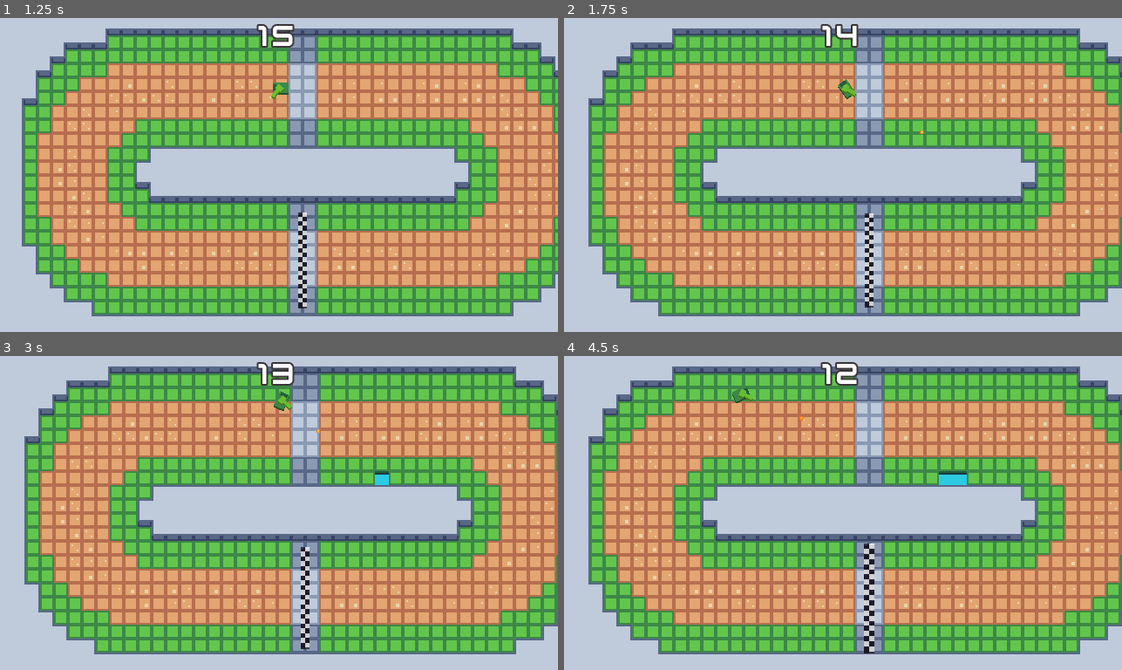
Above: before the commit, frames 1-4 (two rows, left to right).
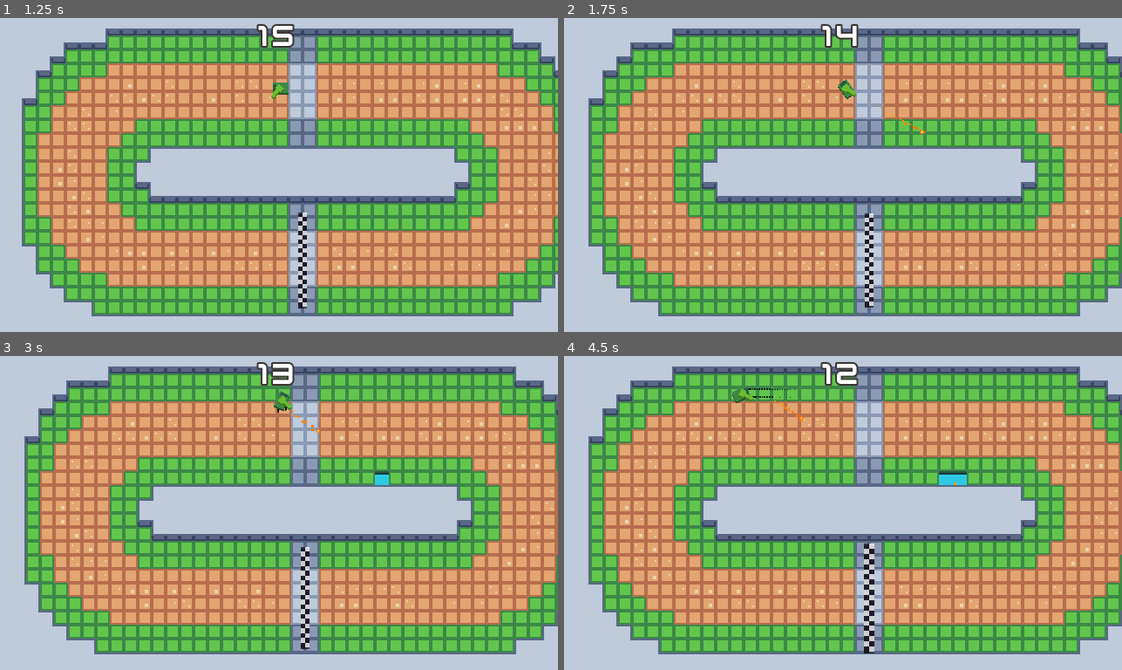
Above: after the commit, the same moments.

Repository: PetTurtle/LD47
Game: Godot game, scene res://MainMenu/MainMenu.tscn
The game is run twice, just before and just after one commit, with the same random seed, the same clock (stepped at 60 frames per second) and the same inputs.
Inputs (mouse positions are in pixels of both pictures, inside the frame that each line leads up to):
- Up to frame 1 (1.25 s): click "1" at 0.5 s
- Up to frame 2 (1.75 s): move the mouse to (965, 159) at 1.27 s; press the mouse at (965, 159) at 1.28 s; hold D (turn_right) from 1.28 s (still down)
- Up to frame 3 (3 s): move the mouse to (167, 528) at 2.02 s; release D (turn_right) at 2.03 s; release the mouse at (167, 528) at 2.03 s; hold S (move_back) 2.03-2.78 s; click (167, 528) at 2.1 s; move the mouse to (334, 443) at 2.77 s; press the mouse at (334, 443) at 2.78 s; hold D (turn_right) from 2.78 s (still down)
- Up to frame 4 (4.5 s): move the mouse to (815, 575) at 3.52 s; release D (turn_right) at 3.53 s; release the mouse at (815, 575) at 3.53 s; hold W (move_forward) 3.53-4.28 s; click (815, 575) at 3.6 s; move the mouse to (1010, 560) at 4.27 s; press the mouse at (1010, 560) at 4.28 s; hold A (turn_left) from 4.28 s (still down)

Frame 1 is identical in both runs. In frame 2, less than 0.1% of the frame differs, in the area x 56-65%, y 27-37%; in frame 3, less than 0.1%; in frame 4, less than 0.1%, in the area x 32-71%, y 10-42%.

Commit message:
Lots of effects

Diff:
--- a/Game/Autoload/ExplosionGenerator.gd
+++ b/Game/Autoload/ExplosionGenerator.gd
@@ -1,16 +1,8 @@
 extends Node2D
 
+onready var explosion_prefab = load("res://Components/Explosion/Explosion.tscn")
 
-# Declare member variables here. Examples:
-# var a = 2
-# var b = "text"
-
-
-# Called when the node enters the scene tree for the first time.
-func _ready():
-	pass # Replace with function body.
-
-
-# Called every frame. 'delta' is the elapsed time since the previous frame.
-#func _process(delta):
-#	pass
+func create_explosion(point: Vector2) -> void:
+	var explosion = explosion_prefab.instance()
+	Globals.level.add_child(explosion)
+	explosion.position = point
--- a/Game/Bullets/FastBullet.tscn
+++ b/Game/Bullets/FastBullet.tscn
@@ -8,6 +8,13 @@
 
 [sub_resource type="CircleShape2D" id=1]
 radius = 1.64004
+
+[sub_resource type="Curve" id=2]
+max_value = 2.0
+_data = [ Vector2( 0, 1.51818 ), 0.0, 0.0, 0, 0, Vector2( 1, 0 ), 0.0, 0.0, 0, 0 ]
+
+[sub_resource type="Gradient" id=3]
+colors = PoolColorArray( 0.988281, 0.450409, 0.0579071, 1, 1, 0.867188, 0, 1 )
 
 [node name="Bullet" type="Area2D"]
 scale = Vector2( 0.600004, 0.600004 )
@@ -33,6 +40,19 @@
 max_pitch = 1.3
 
 [node name="ExplodePlayer" parent="." instance=ExtResource( 5 )]
+
+[node name="CPUParticles2D" type="CPUParticles2D" parent="."]
+show_behind_parent = true
+amount = 20
+speed_scale = 2.0
+randomness = 0.24
+lifetime_randomness = 0.23
+local_coords = false
+emission_shape = 1
+emission_sphere_radius = 1.58
+gravity = Vector2( 0, 0 )
+scale_amount_curve = SubResource( 2 )
+color_ramp = SubResource( 3 )
 [connection signal="body_shape_entered" from="." to="." method="_on_Bullet_body_shape_entered"]
 [connection signal="timeout" from="DeleteTimer" to="." method="_on_DeleteTimer_timeout"]
 [connection signal="animation_finished" from="ExplodePlayer" to="." method="_on_ExplodePlayer_animation_finished"]
--- a/Game/Bullets/LargeBullet.tscn
+++ b/Game/Bullets/LargeBullet.tscn
@@ -9,8 +9,15 @@
 [sub_resource type="CircleShape2D" id=1]
 radius = 3.2915
 
+[sub_resource type="Curve" id=2]
+max_value = 1.5
+_data = [ Vector2( 0, 1.40455 ), 0.0, 0.0, 0, 0, Vector2( 0.995327, 0.118182 ), 0.0, 0.0, 0, 0 ]
+
+[sub_resource type="Gradient" id=3]
+colors = PoolColorArray( 0.980469, 0.288444, 0.0765991, 1, 0.902344, 0.714677, 0.0740204, 1 )
+
 [node name="LargeBullet" type="Area2D"]
-scale = Vector2( 0.600004, 0.600004 )
+scale = Vector2( 0.900001, 0.900001 )
 collision_layer = 0
 collision_mask = 24
 script = ExtResource( 1 )
@@ -33,6 +40,22 @@
 script = ExtResource( 3 )
 
 [node name="ExplodePlayer" parent="." instance=ExtResource( 5 )]
+
+[node name="CPUParticles2D" type="CPUParticles2D" parent="."]
+show_behind_parent = true
+amount = 25
+lifetime = 2.0
+speed_scale = 2.0
+randomness = 0.2
+lifetime_randomness = 0.2
+local_coords = false
+emission_shape = 1
+emission_sphere_radius = 3.0
+gravity = Vector2( 0, 0 )
+angle = 6.5
+angle_random = 1.0
+scale_amount_curve = SubResource( 2 )
+color_ramp = SubResource( 3 )
 [connection signal="body_shape_entered" from="." to="." method="_on_Bullet_body_shape_entered"]
 [connection signal="timeout" from="DeleteTimer" to="." method="_on_DeleteTimer_timeout"]
 [connection signal="animation_finished" from="ExplodePlayer" to="." method="_on_ExplodePlayer_animation_finished"]
--- a/Game/Bullets/MissileBullet.tscn
+++ b/Game/Bullets/MissileBullet.tscn
@@ -14,8 +14,15 @@
 [sub_resource type="CircleShape2D" id=2]
 radius = 8.80698
 
+[sub_resource type="Curve" id=3]
+max_value = 1.5
+_data = [ Vector2( 0, 1.47273 ), 0.0, 0.0, 0, 0, Vector2( 1, 0.0136364 ), 0.0, 0.0, 0, 0 ]
+
+[sub_resource type="Gradient" id=4]
+colors = PoolColorArray( 0.976563, 0.136495, 0.0495911, 1, 0.886719, 0.647125, 0.0796661, 1 )
+
 [node name="MissileBullet" type="Area2D"]
-scale = Vector2( 0.600004, 0.600004 )
+scale = Vector2( 0.900001, 0.900001 )
 collision_layer = 0
 collision_mask = 0
 script = ExtResource( 1 )
@@ -51,6 +58,23 @@
 script = ExtResource( 5 )
 
 [node name="ExplodePlayer" parent="." instance=ExtResource( 7 )]
+
+[node name="CPUParticles2D" type="CPUParticles2D" parent="."]
+show_behind_parent = true
+position = Vector2( -1.86807, -0.09832 )
+amount = 50
+lifetime = 0.5
+speed_scale = 3.0
+randomness = 0.4
+lifetime_randomness = 0.4
+local_coords = false
+emission_shape = 1
+emission_sphere_radius = 0.5
+gravity = Vector2( 0, 0 )
+angle = 45.0
+angle_random = 1.0
+scale_amount_curve = SubResource( 3 )
+color_ramp = SubResource( 4 )
 [connection signal="body_shape_entered" from="." to="." method="_on_Bullet_body_shape_entered"]
 [connection signal="timeout" from="DeleteTimer" to="." method="_on_DeleteTimer_timeout"]
 [connection signal="animation_finished" from="ExplodePlayer" to="." method="_on_ExplodePlayer_animation_finished"]
--- a/Game/Bullets/SlowBullet.tscn
+++ b/Game/Bullets/SlowBullet.tscn
@@ -8,6 +8,13 @@
 
 [sub_resource type="CircleShape2D" id=1]
 radius = 3.03343
+
+[sub_resource type="Curve" id=2]
+max_value = 1.5
+_data = [ Vector2( 0, 1.5 ), 0.0, 0.0, 0, 0, Vector2( 1, 0.0545454 ), 0.0, 0.0, 0, 0 ]
+
+[sub_resource type="Gradient" id=3]
+colors = PoolColorArray( 0.972656, 0.200866, 0.0493927, 1, 0.964844, 0.667865, 0.0376892, 1 )
 
 [node name="SlowBullet" type="Area2D"]
 scale = Vector2( 0.600004, 0.600004 )
@@ -32,6 +39,21 @@
 script = ExtResource( 3 )
 
 [node name="ExplodePlayer" parent="." instance=ExtResource( 5 )]
+
+[node name="CPUParticles2D" type="CPUParticles2D" parent="."]
+show_behind_parent = true
+amount = 20
+speed_scale = 2.0
+randomness = 0.4
+lifetime_randomness = 0.4
+local_coords = false
+emission_shape = 1
+emission_sphere_radius = 2.0
+gravity = Vector2( 0, 0 )
+angle = 45.0
+angle_random = 1.0
+scale_amount_curve = SubResource( 2 )
+color_ramp = SubResource( 3 )
 [connection signal="body_shape_entered" from="." to="." method="_on_Bullet_body_shape_entered"]
 [connection signal="timeout" from="DeleteTimer" to="." method="_on_DeleteTimer_timeout"]
 [connection signal="animation_finished" from="ExplodePlayer" to="." method="_on_ExplodePlayer_animation_finished"]
--- /dev/null
+++ b/Game/Components/Explosion/Explosion.gd
@@ -0,0 +1,15 @@
+extends Node2D
+
+onready var particles: CPUParticles2D = $Particles2D
+onready var particles2: CPUParticles2D = $Particles2D2
+onready var audio: RanPitchAudio2D = $RanPitchAudio2D
+
+
+func _ready():
+	particles.emitting = true
+	particles2.emitting = true
+	audio.play_rand()
+
+
+func _on_Timer_timeout():
+	queue_free()
--- /dev/null
+++ b/Game/Components/Explosion/Explosion.tscn
@@ -0,0 +1,81 @@
+[gd_scene load_steps=9 format=2]
+
+[ext_resource path="res://Components/Explosion/explosion.png" type="Texture" id=1]
+[ext_resource path="res://Components/Explosion/Explosion.gd" type="Script" id=2]
+[ext_resource path="res://Components/RanPitchAudio2D.gd" type="Script" id=3]
+[ext_resource path="res://SoundEffects/explosion3.wav" type="AudioStream" id=4]
+
+[sub_resource type="Curve" id=1]
+max_value = 0.5
+_data = [ Vector2( 0, 0.140909 ), 0.0, 0.0, 0, 0, Vector2( 0.99877, 0.022727 ), 0.0, 0.0, 0, 0 ]
+
+[sub_resource type="Gradient" id=2]
+colors = PoolColorArray( 0.933594, 0.127184, 0.0875244, 1, 0.796875, 0.754852, 0.124512, 1 )
+
+[sub_resource type="Curve" id=3]
+max_value = 0.5
+_data = [ Vector2( 0, 0.181818 ), 0.0, 0.0, 0, 0, Vector2( 0.939252, 0.0681818 ), 0.0, 0.0, 0, 0 ]
+
+[sub_resource type="Gradient" id=4]
+colors = PoolColorArray( 0.191406, 0.180939, 0.180939, 1, 0.65625, 0.645996, 0.645996, 1 )
+
+[node name="Explosion" type="Node2D"]
+z_index = 3
+script = ExtResource( 2 )
+
+[node name="Particles2D" type="CPUParticles2D" parent="."]
+emitting = false
+amount = 200
+lifetime = 5.0
+one_shot = true
+speed_scale = 8.53
+explosiveness = 0.75
+randomness = 0.3
+lifetime_randomness = 0.3
+texture = ExtResource( 1 )
+emission_shape = 1
+emission_sphere_radius = 4.0
+spread = 180.0
+gravity = Vector2( 0, 0 )
+initial_velocity = 10.0
+initial_velocity_random = 0.15
+angular_velocity = 209.46
+angular_velocity_random = 1.0
+angle = 19.7
+angle_random = 1.0
+scale_amount_curve = SubResource( 1 )
+color_ramp = SubResource( 2 )
+
+[node name="Particles2D2" type="CPUParticles2D" parent="."]
+emitting = false
+amount = 25
+lifetime = 5.0
+one_shot = true
+speed_scale = 5.9
+explosiveness = 0.75
+randomness = 0.3
+lifetime_randomness = 0.3
+texture = ExtResource( 1 )
+emission_shape = 1
+emission_sphere_radius = 4.0
+spread = 180.0
+gravity = Vector2( 0, 0 )
+initial_velocity = 10.0
+initial_velocity_random = 0.15
+angular_velocity = 209.46
+angular_velocity_random = 1.0
+angle = 19.7
+angle_random = 1.0
+scale_amount_curve = SubResource( 3 )
+color_ramp = SubResource( 4 )
+
+[node name="RanPitchAudio2D" type="AudioStreamPlayer2D" parent="."]
+stream = ExtResource( 4 )
+script = ExtResource( 3 )
+min_pitch = 0.9
+max_pitch = 1.2
+
+[node name="Timer" type="Timer" parent="."]
+one_shot = true
+autostart = true
+[connection signal="timeout" from="Timer" to="." method="_on_Timer_timeout"]
--- a/Game/Components/IsGrounded/IsGrounded.gd
+++ b/Game/Components/IsGrounded/IsGrounded.gd
@@ -2,7 +2,7 @@
 
 signal fall()
 
-export(int) var radius: int = 2
+export(int) var radius: int = 1
 
 onready var tile_map = Globals.destructible_tile_map.tile_map
 
--- /dev/null
+++ b/Game/Components/Track.tscn
@@ -0,0 +1,20 @@
+[gd_scene load_steps=3 format=2]
+
+[sub_resource type="Curve" id=1]
+_data = [ Vector2( 0, 0.990909 ), 0.0, 0.0, 0, 0, Vector2( 0.75, 0.572727 ), -0.463203, -0.463203, 0, 0, Vector2( 1, 0.0090909 ), 0.0, 0.0, 0, 0 ]
+
+[sub_resource type="Gradient" id=2]
+offsets = PoolRealArray( 0, 0.17037 )
+colors = PoolColorArray( 0, 0, 0, 1, 0, 0, 0, 0.819608 )
+
+[node name="Track1" type="CPUParticles2D"]
+show_behind_parent = true
+position = Vector2( 0.235968, -2.18271 )
+amount = 30
+speed_scale = 2.0
+randomness = 0.4
+lifetime_randomness = 0.4
+local_coords = false
+gravity = Vector2( 0, 0 )
+scale_amount_curve = SubResource( 1 )
+color_ramp = SubResource( 2 )
--- a/Game/Enemy/Component/ExplodeOnImpact.gd
+++ b/Game/Enemy/Component/ExplodeOnImpact.gd
@@ -9,6 +9,7 @@
 func _on_ExplodeOnImpact_body_entered(body):
 	if body == Globals.player:
 		Globals.destructible_tile_map.create_explosion(global_position, explosion_radius)
+		ExplosionGenerator.create_explosion(global_position)
 		get_parent().queue_free()
 
 
@@ -16,5 +17,6 @@
 	if not ignore_bullet:
 		if explode_on_bullet:
 			Globals.destructible_tile_map.create_explosion(global_position, explosion_radius)
+		ExplosionGenerator.create_explosion(global_position)
 		get_parent().queue_free()
 		area.queue_free()
--- a/Game/EnemyPrefabs/BarrelTank/BarrelTank.tscn
+++ b/Game/EnemyPrefabs/BarrelTank/BarrelTank.tscn
@@ -8,6 +8,7 @@
 [ext_resource path="res://Components/Sprite3D/Sprite3D.tscn" type="PackedScene" id=6]
 [ext_resource path="res://Enemy/Component/ExplodeOnImpact.tscn" type="PackedScene" id=7]
 [ext_resource path="res://EnemyPrefabs/BarrelTank/BarrelTurret.png" type="Texture" id=8]
+[ext_resource path="res://Components/Track.tscn" type="PackedScene" id=9]
 
 [sub_resource type="Animation" id=1]
 resource_name = "fall"
@@ -48,7 +49,6 @@
 shape = ExtResource( 2 )
 
 [node name="IsGrounded" parent="." instance=ExtResource( 4 )]
-radius = 1
 
 [node name="AnimationPlayer" type="AnimationPlayer" parent="."]
 anims/fall = SubResource( 1 )
@@ -70,6 +70,11 @@
 [node name="Sprite2" type="Sprite" parent="."]
 position = Vector2( 2.03523, -0.0294957 )
 texture = ExtResource( 8 )
+
+[node name="Track1" parent="." instance=ExtResource( 9 )]
+
+[node name="Track2" parent="." instance=ExtResource( 9 )]
+position = Vector2( 0.112093, 1.93613 )
 [connection signal="fell" from="." to="Pathfinder" method="_on_Enemy_fell"]
 [connection signal="spawned" from="." to="Pathfinder" method="_on_Enemy_spawned"]
 [connection signal="fall" from="IsGrounded" to="." method="_on_IsGrounded_fall"]
--- a/Game/EnemyPrefabs/LargeTank/LargeTank.tscn
+++ b/Game/EnemyPrefabs/LargeTank/LargeTank.tscn
@@ -8,6 +8,7 @@
 [ext_resource path="res://Components/Sprite3D/Sprite3D.tscn" type="PackedScene" id=6]
 [ext_resource path="res://Turrets/LargeTurret/LargeTurret.tscn" type="PackedScene" id=7]
 [ext_resource path="res://Enemy/Component/FireAtPlayer.tscn" type="PackedScene" id=8]
+[ext_resource path="res://Components/Track.tscn" type="PackedScene" id=9]
 
 [sub_resource type="Animation" id=1]
 resource_name = "fall"
@@ -62,6 +63,11 @@
 
 [node name="FirePoint" type="Node2D" parent="Turret"]
 position = Vector2( 6.41732, -0.0413386 )
+
+[node name="Track1" parent="." instance=ExtResource( 9 )]
+
+[node name="Track2" parent="." instance=ExtResource( 9 )]
+position = Vector2( 0.235968, 2.06554 )
 [connection signal="fell" from="." to="Pathfinder" method="_on_Enemy_fell"]
 [connection signal="spawned" from="." to="Pathfinder" method="_on_Enemy_spawned"]
 [connection signal="fall" from="IsGrounded" to="." method="_on_IsGrounded_fall"]
--- a/Game/EnemyPrefabs/MissileTank/MissileTank.tscn
+++ b/Game/EnemyPrefabs/MissileTank/MissileTank.tscn
@@ -8,6 +8,7 @@
 [ext_resource path="res://Components/Sprite3D/Sprite3D.tscn" type="PackedScene" id=6]
 [ext_resource path="res://Turrets/MissileTurret/MissileTurret.tscn" type="PackedScene" id=7]
 [ext_resource path="res://Enemy/Component/FireAtPlayer.tscn" type="PackedScene" id=8]
+[ext_resource path="res://Components/Track.tscn" type="PackedScene" id=9]
 
 [sub_resource type="Animation" id=1]
 resource_name = "fall"
@@ -62,6 +63,11 @@
 
 [node name="FirePoint" type="Node2D" parent="MissileTurret"]
 position = Vector2( 2.74, -0.0696635 )
+
+[node name="Track1" parent="." instance=ExtResource( 9 )]
+
+[node name="Track2" parent="." instance=ExtResource( 9 )]
+position = Vector2( -0.0533987, 2.28183 )
 [connection signal="fell" from="." to="Pathfinder" method="_on_Enemy_fell"]
 [connection signal="spawned" from="." to="Pathfinder" method="_on_Enemy_spawned"]
 [connection signal="fall" from="IsGrounded" to="." method="_on_IsGrounded_fall"]
--- a/Game/EnemyPrefabs/SimpleTank/SimpleTank.tscn
+++ b/Game/EnemyPrefabs/SimpleTank/SimpleTank.tscn
@@ -8,6 +8,7 @@
 [ext_resource path="res://Components/Sprite3D/Sprite3D.tscn" type="PackedScene" id=6]
 [ext_resource path="res://Turrets/EnemyBasicTurret/EnemyBasicTurret.tscn" type="PackedScene" id=7]
 [ext_resource path="res://Enemy/Component/FireAtPlayer.tscn" type="PackedScene" id=8]
+[ext_resource path="res://Components/Track.tscn" type="PackedScene" id=9]
 
 [sub_resource type="Animation" id=1]
 resource_name = "fall"
@@ -25,7 +26,6 @@
 }
 
 [node name="Enemy" type="RigidBody2D"]
-scale = Vector2( 0.600004, 0.600004 )
 z_index = 1
 collision_mask = 9
 mass = 10.0
@@ -61,6 +61,11 @@
 
 [node name="FirePoint" type="Node2D" parent="Turret"]
 position = Vector2( 6.5, 0 )
+
+[node name="Track1" parent="." instance=ExtResource( 9 )]
+
+[node name="Track2" parent="." instance=ExtResource( 9 )]
+position = Vector2( 0.0955032, 2.17175 )
 [connection signal="fell" from="." to="Pathfinder" method="_on_Enemy_fell"]
 [connection signal="spawned" from="." to="Pathfinder" method="_on_Enemy_spawned"]
 [connection signal="fall" from="IsGrounded" to="." method="_on_IsGrounded_fall"]
--- a/Game/Player/Player.tscn
+++ b/Game/Player/Player.tscn
@@ -6,6 +6,7 @@
 [ext_resource path="res://Components/IsGrounded/IsGrounded.tscn" type="PackedScene" id=4]
 [ext_resource path="res://Components/Sprite3D/Sprite3D.tscn" type="PackedScene" id=5]
 [ext_resource path="res://Resources/TankCollisionShape.tres" type="Shape2D" id=6]
+[ext_resource path="res://Components/Track.tscn" type="PackedScene" id=7]
 
 [sub_resource type="Animation" id=1]
 resource_name = "Falling"
@@ -33,6 +34,13 @@
 "update": 0,
 "values": [ 0.0, 360.0 ]
 }
+
+[sub_resource type="Curve" id=2]
+_data = [ Vector2( 0, 0.990909 ), 0.0, 0.0, 0, 0, Vector2( 0.75, 0.572727 ), -0.463203, -0.463203, 0, 0, Vector2( 1, 0.0090909 ), 0.0, 0.0, 0, 0 ]
+
+[sub_resource type="Gradient" id=3]
+offsets = PoolRealArray( 0, 0.17037 )
+colors = PoolColorArray( 0, 0, 0, 1, 0, 0, 0, 0.819608 )
 
 [node name="Player" type="KinematicBody2D"]
 collision_layer = 9
@@ -64,5 +72,19 @@
 
 [node name="AnimationPlayer" type="AnimationPlayer" parent="."]
 anims/Falling = SubResource( 1 )
+
+[node name="Track1" parent="." instance=ExtResource( 7 )]
+
+[node name="Track2" type="CPUParticles2D" parent="."]
+show_behind_parent = true
+position = Vector2( 0.235969, 2.2417 )
+amount = 30
+speed_scale = 2.0
+randomness = 0.15
+lifetime_randomness = 0.15
+local_coords = false
+gravity = Vector2( 0, 0 )
+scale_amount_curve = SubResource( 2 )
+color_ramp = SubResource( 3 )
 [connection signal="fall" from="IsGrounded" to="." method="_on_IsGrounded_fall"]
 [connection signal="animation_finished" from="AnimationPlayer" to="." method="_on_AnimationPlayer_animation_finished"]
Not shown: 1 places in Game/Bullets/FastBullet.tscn that only renumber resources
Not shown: 1 places in Game/Bullets/LargeBullet.tscn that only renumber resources
Not shown: 1 places in Game/Bullets/MissileBullet.tscn that only renumber resources
Not shown: 1 places in Game/Bullets/SlowBullet.tscn that only renumber resources
Binary file added: Game/Components/Explosion/explosion.png
Not shown, added: Game/Components/Explosion/explosion.png.import
Not shown: 1 places in Game/EnemyPrefabs/BarrelTank/BarrelTank.tscn that only renumber resources
Not shown: 1 places in Game/EnemyPrefabs/LargeTank/LargeTank.tscn that only renumber resources
Not shown: 1 places in Game/EnemyPrefabs/MissileTank/MissileTank.tscn that only renumber resources
Not shown: 1 places in Game/EnemyPrefabs/SimpleTank/SimpleTank.tscn that only renumber resources
Not shown: 1 places in Game/Player/Player.tscn that only renumber resources
